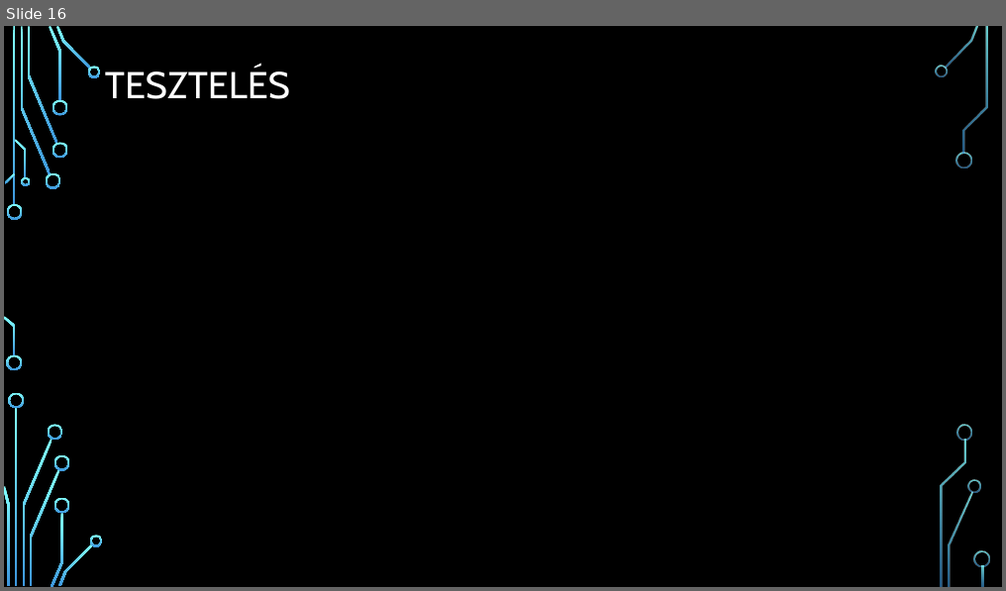
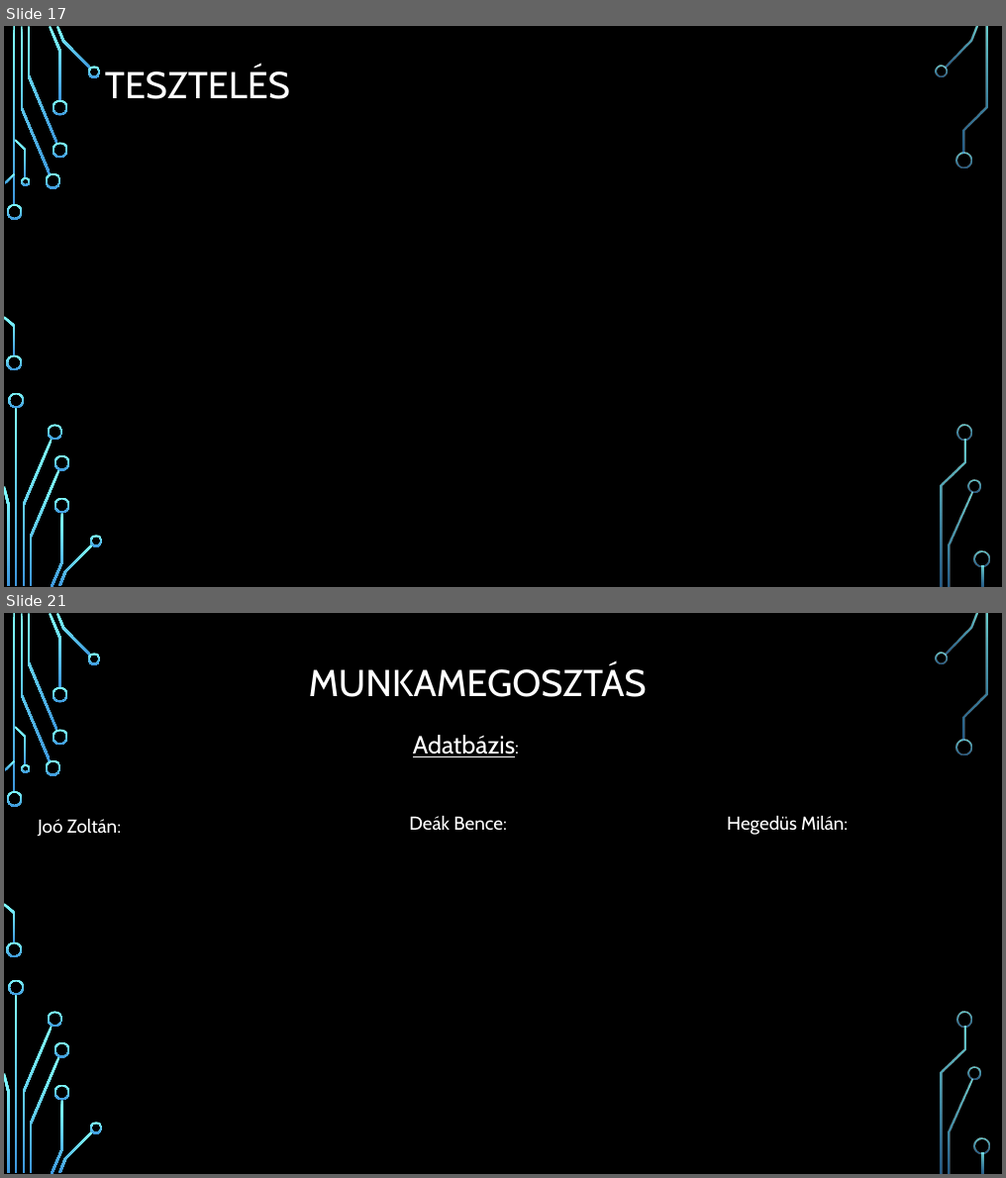
Before and after one commit to C5734E/Vizsga_Feladat, a slide deck: Autó Kozmetika orai DB.pptx. Shown one above the other, each under a label of ours: slide 16 before the commit, slides 17 and 21 after it; the slides between them are not shown. The pictures are 1006x591 and 1006x1178 pixels, drawn with LibreOffice and Linux fonts; fonts in the diff are those of the drawing; background and template pictures are left out. Boxes give left, top, right and bottom in pixels: in the first picture for what was removed or moved away, otherwise in the second. Text is boxed around its words. In the diff, an @@ line names an element or a change of style, - is before the commit and + after.

```diff
--- a/Autó Kozmetika orai DB.pptx
+++ b/Autó Kozmetika orai DB.pptx
@@ slide 21 added at [4, 613, 1002, 1174], background picture (left out); not listed: 36 template elements that a slide beside it also shows @@
@@ title added at [309, 664, 647, 697], 36 pt, text #FFFFFF @@
+MUNKAMEGOSZTÁS
@@ text added at [413, 735, 515, 758], 24 pt, text #FFFFFF, underline @@
+Adatbázis:
@@ text added at [38, 818, 121, 837], 18 pt, text #FFFFFF @@
+Joó Zoltán:
@@ text added at [409, 815, 507, 830], 18 pt, text #FFFFFF @@
+Deák Bence:
@@ text added at [727, 815, 847, 835], 18 pt, text #FFFFFF @@
+Hegedüs Milán:
@@ what was slide 16 is now slide 17 @@
```
Also in this commit, not shown: 8 slides changed, 4 other slides added.
